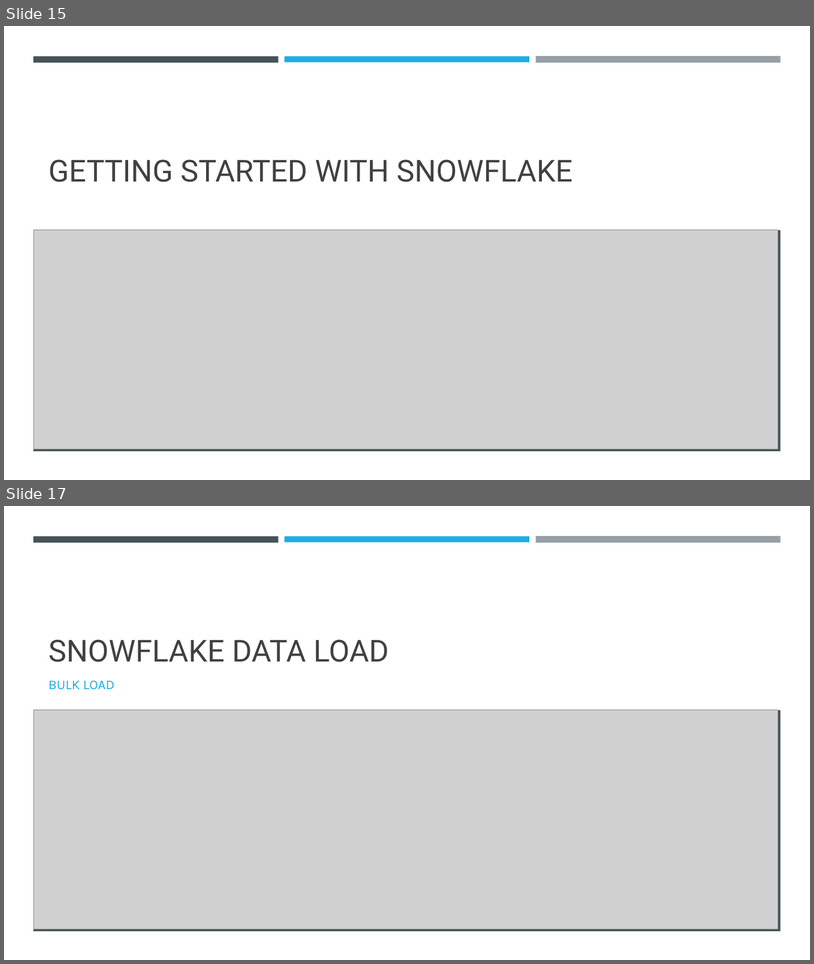
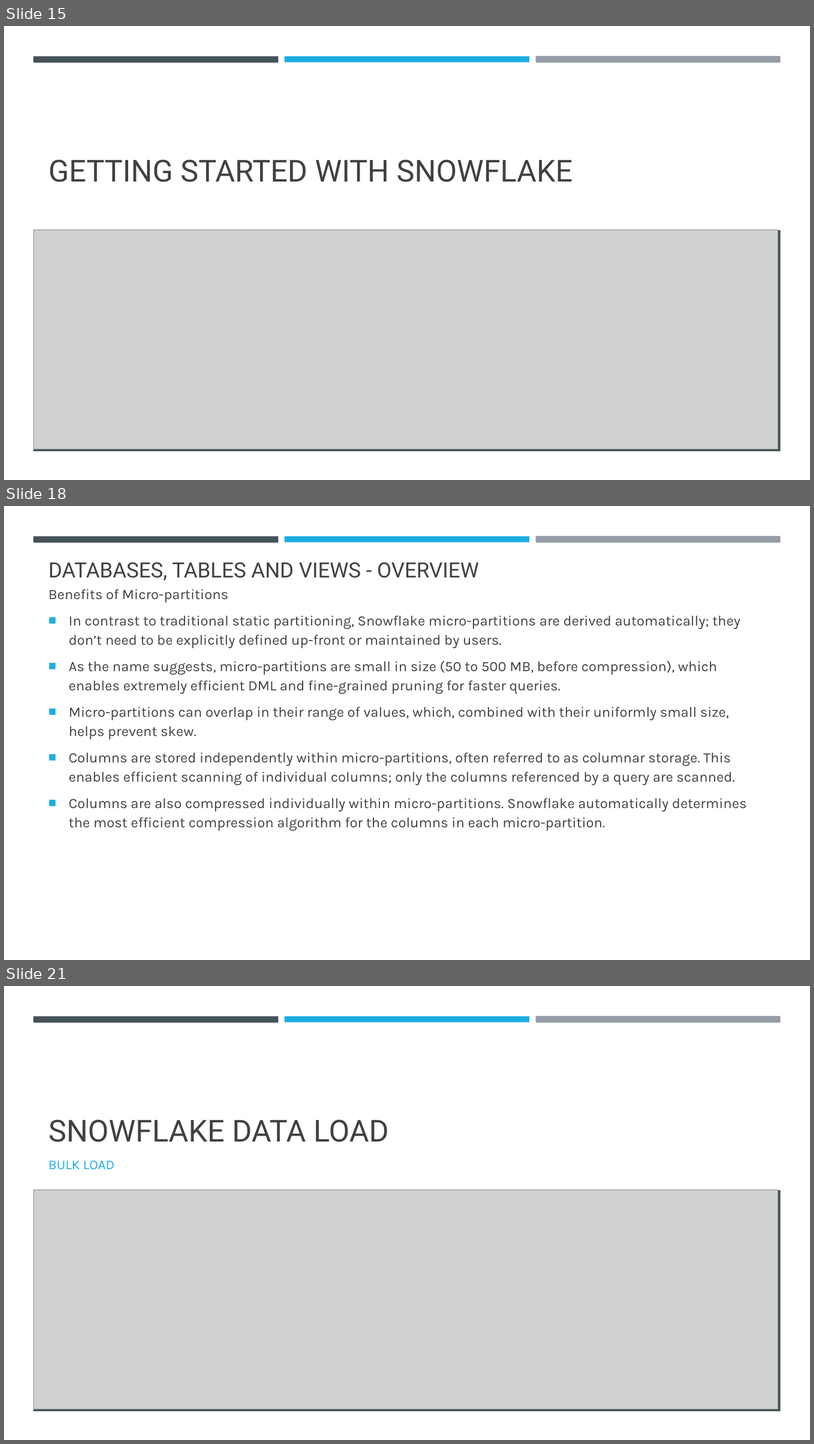
Before and after one commit to umeshmahajan/azure-brainworks2023, a slide deck: docs/Azure-Snowflake.pptx. Shown one above the other, each under a label of ours: slides 15 and 17 before the commit, slides 15, 18 and 21 after it; the slides between them are not shown. The pictures are 814x964 and 814x1444 pixels, drawn with LibreOffice and Linux fonts; fonts in the diff are those of the drawing; grey boxes stand for pictures. Boxes give left, top, right and bottom in pixels: in the first picture for what was removed or moved away, otherwise in the second. Text is boxed around its words. In the diff, an @@ line names an element or a change of style, - is before the commit and + after.

```diff
--- a/docs/Azure-Snowflake.pptx
+++ b/docs/Azure-Snowflake.pptx
@@ slide 18 added at box(4, 506, 810, 960), background #FFFFFF; not listed: 3 template elements that a slide beside it also shows @@
@@ title added at box(48, 562, 479, 580), 25 pt, text #404040 @@
+DATABASES, TABLES AND VIEWS - OVERVIEW
@@ text added at box(48, 589, 747, 831), 17 pt, text #404040 @@
+Benefits of Micro-partitions
+■ In contrast to traditional static partitioning, Snowflake micro-partitions are derived automatically; they don’t need to be explicitly defined up-front or maintained by users.
+■ As the name suggests, micro-partitions are small in size (50 to 500 MB, before compression), which enables extremely efficient DML and fine-grained pruning for faster queries.
+■ Micro-partitions can overlap in their range of values, which, combined with their uniformly small size, helps prevent skew.
+■ Columns are stored independently within micro-partitions, often referred to as columnar storage. This enables efficient scanning of individual columns; only the columns referenced by a query are scanned.
+■ Columns are also compressed individually within micro-partitions. Snowflake automatically determines the most efficient compression algorithm for the columns in each micro-partition.
@@ what was slide 17 is now slide 21 @@
```
Also in this commit, not shown: 10 slides changed, 3 other slides added, 2 other files.
